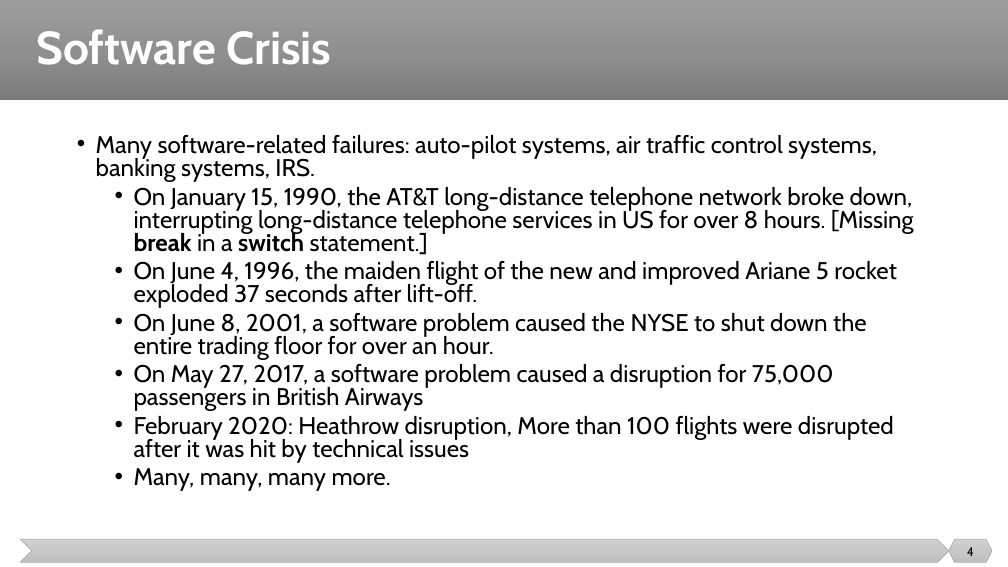
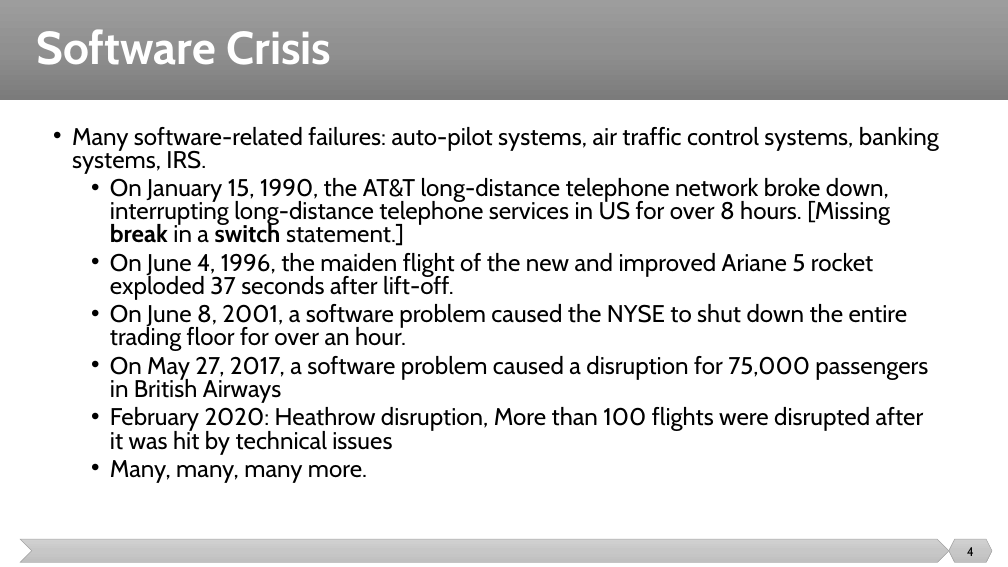
Before and after one commit to malenezi/malenezi, a slide deck: slide 4 of SE401/Lectures/2-Software Quality/Software Quality.pptx. Drawn at 1008x567 pixels with LibreOffice and Linux fonts; fonts in the diff are those of the drawing. Boxes give left, top, right and bottom in pixels: in the first picture for what was removed or moved away, otherwise in the second. Text is boxed around its words. In the diff, an @@ line names an element or a change of style, - is before the commit and + after.

```diff
--- a/SE401/Lectures/2-Software Quality/Software Quality.pptx
+++ b/SE401/Lectures/2-Software Quality/Software Quality.pptx
@@ text "Many software-related failures: auto-pilot systems, ..." rewrapped from (x1=96, y1=135, x2=914, y2=491) to (x1=72, y1=127, x2=939, y2=483) @@
```
Also in this commit, not shown: 5 other slides changed.
